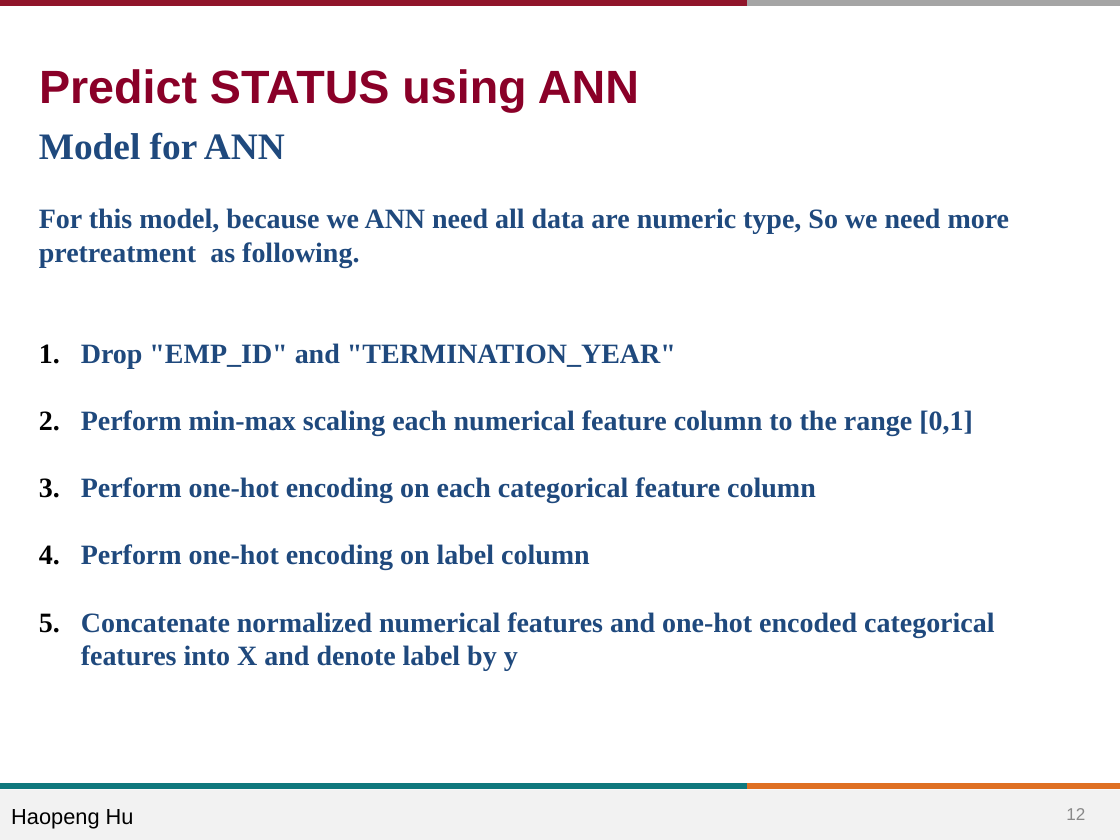
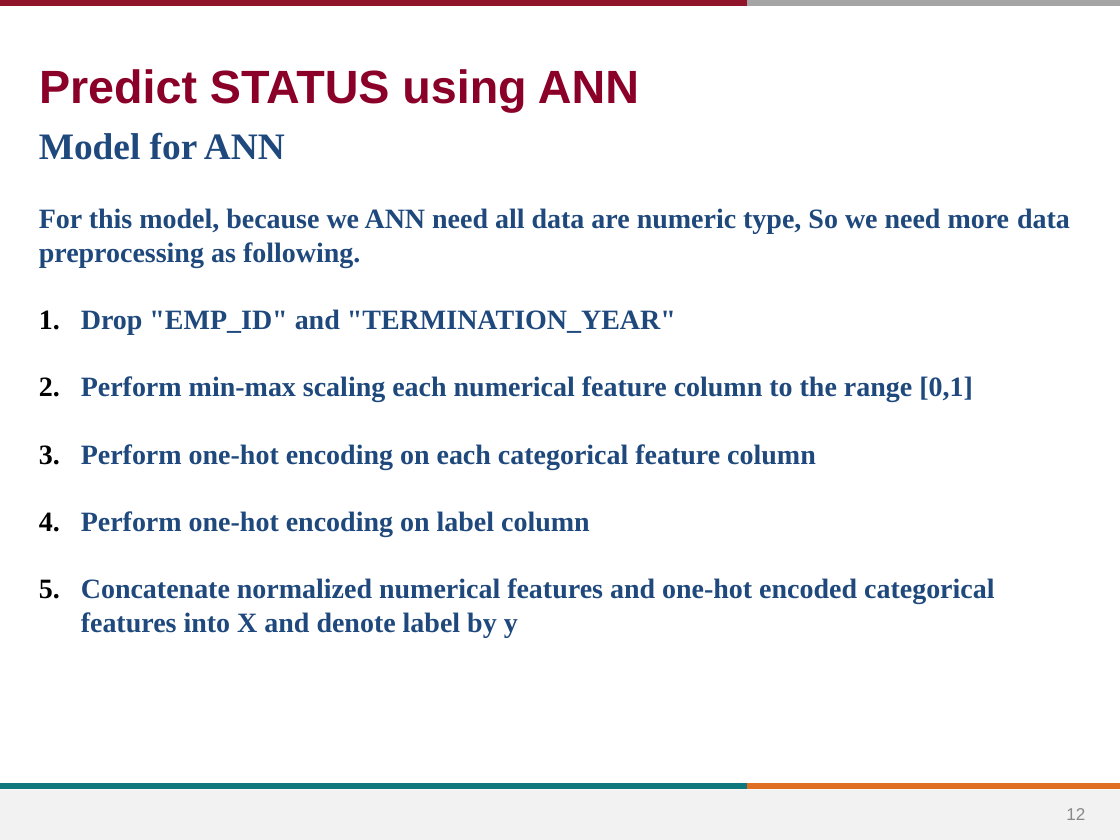
Before and after one commit to BIGBOSS-FOX/CS-513-Final-Project-Job-Termination-Classification, a slide deck: slide 12 of Final_Project DaoyuanChen_ HaopengHU.pptx. Drawn at 1120x840 pixels with LibreOffice and Linux fonts; fonts in the diff are those of the drawing; background and template pictures are left out. Boxes give left, top, right and bottom in pixels: in the first picture for what was removed or moved away, otherwise in the second. Text is boxed around its words. In the diff, an @@ line names an element or a change of style, - is before the commit and + after.

```diff
--- a/Final_Project DaoyuanChen_ HaopengHU.pptx
+++ b/Final_Project DaoyuanChen_ HaopengHU.pptx
@@ text at (x1=39, y1=208, x2=1070, y2=268): text changed @@
-For this model, because we ANN need all data are numeric type, So we need more pretreatment as following.
+For this model, because we ANN need all data are numeric type, So we need more data preprocessing as following.
@@ text removed at (x1=11, y1=809, x2=134, y2=829) @@
-Haopeng Hu
```
Also in this commit, not shown: 16 other slides changed, 2 slides added, 1 other file.
